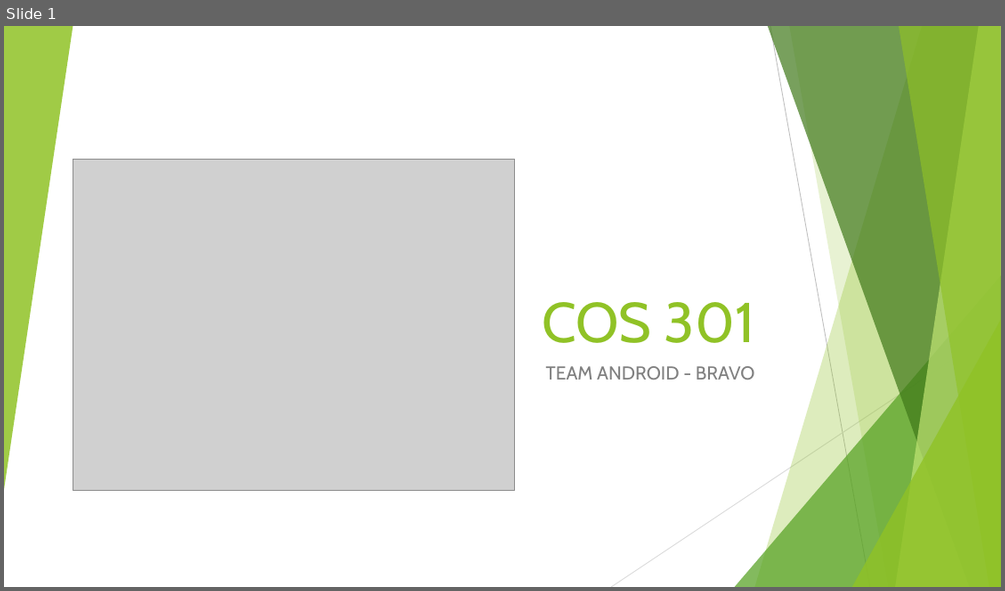
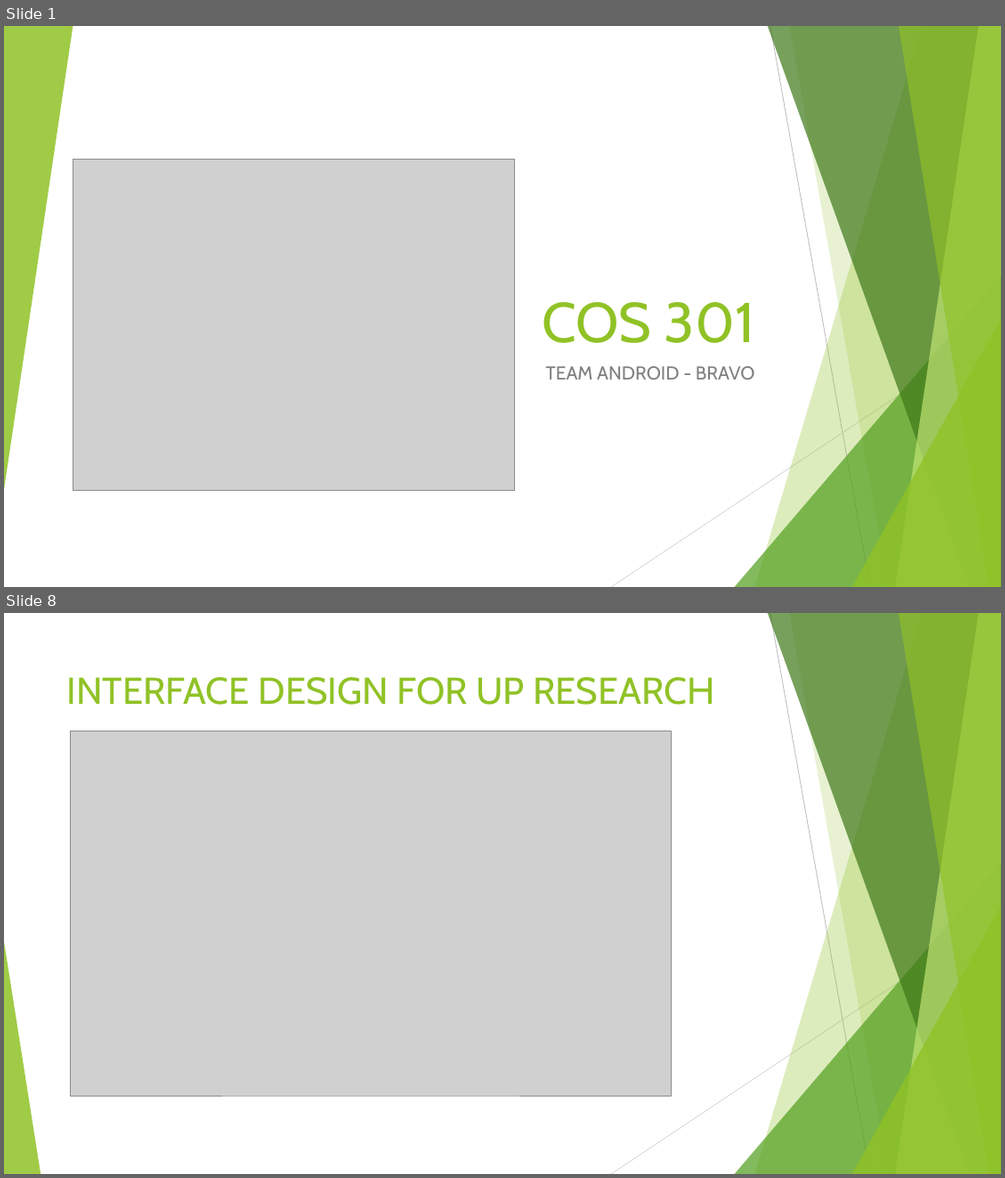
Before and after one commit to u14077893/Bravo, a slide deck: Android Interface/Presentation/COS 301 Presentation.pptx. Shown one above the other, each under a label of ours: slide 1 before the commit, slides 1 and 8 after it; the slides between them are not shown. The pictures are 1005x591 and 1005x1178 pixels, drawn with LibreOffice and Linux fonts; fonts in the diff are those of the drawing; grey boxes stand for pictures. Boxes give left, top, right and bottom in pixels: in the first picture for what was removed or moved away, otherwise in the second. Text is boxed around its words. In the diff, an @@ line names an element or a change of style, - is before the commit and + after.

```diff
--- a/Android Interface/Presentation/COS 301 Presentation.pptx
+++ b/Android Interface/Presentation/COS 301 Presentation.pptx
@@ slide 8 added at (4,613,1001,1174), background #FFFFFF; not listed: 9 template elements that a slide beside it also shows @@
@@ title added at (67,677,715,705), 36 pt, text #90C226 @@
+INTERFACE DESIGN FOR UP RESEARCH
@@ picture added at (71,731,672,1096) @@
@@ triangle added at (4,941,40,1174), fill #90C226 at 85% opacity @@
```
Also in this commit, not shown: 16 other slides added.
